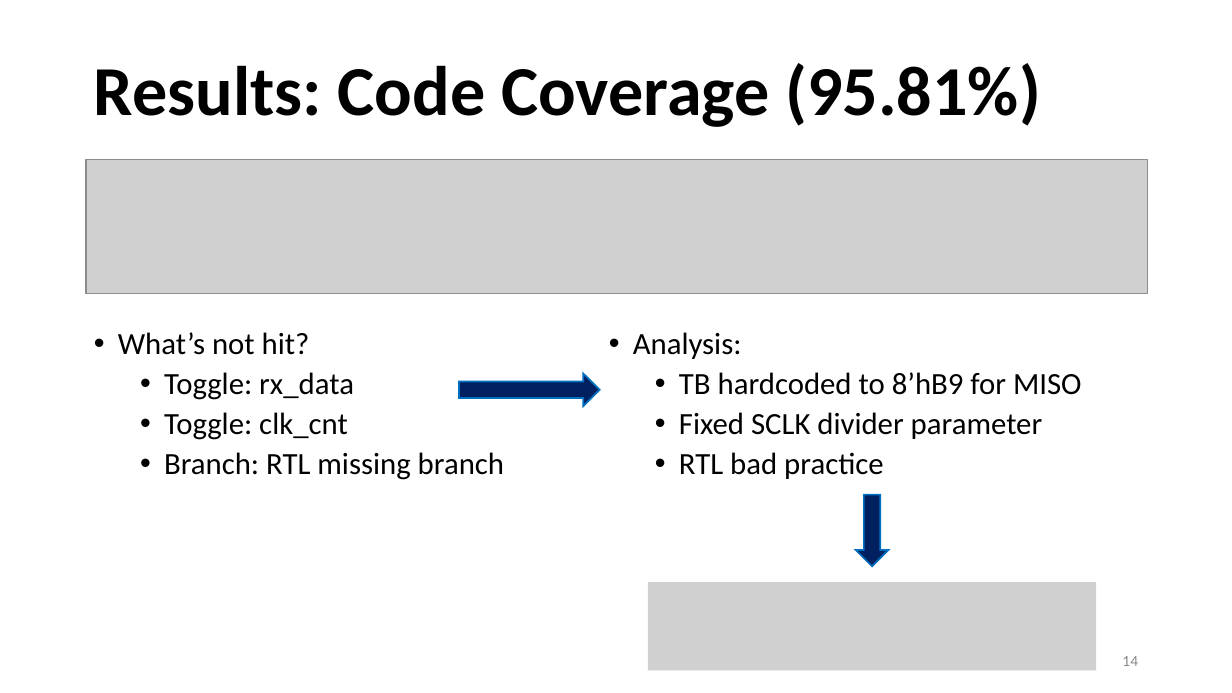
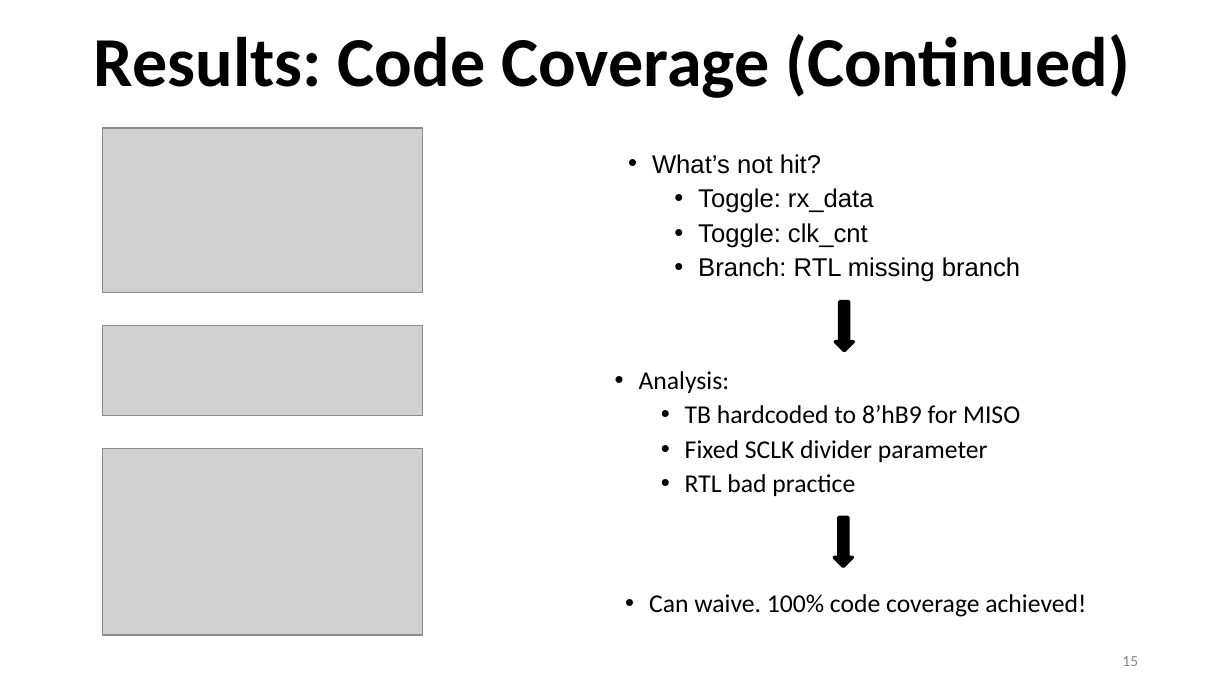
Before and after one commit to yongyw123/spi_uvm, a slide deck: slide 15 of doc/slide.pptx (slide 14 before the commit). Drawn at 1232x693 pixels with LibreOffice and Linux fonts; fonts in the diff are those of the drawing; grey boxes stand for pictures. Boxes give left, top, right and bottom in pixels: in the first picture for what was removed or moved away, otherwise in the second. Text is boxed around its words. In the diff, an @@ line names an element or a change of style, - is before the commit and + after.

```diff
--- a/doc/slide.pptx
+++ b/doc/slide.pptx
@@ title at [94,34,1130,98]: text changed @@
-Results: Code Coverage (95.81%)
+Results: Code Coverage (Continued)
@@ picture added at [102,128,421,292] @@
@@ text "What’s not hit?": place and size @@
-text "What’s not hit?" at [118,332,504,480]
+text "What’s not hit?" at [652,154,1020,282]
@@ text "What’s not hit?" at [652,154,1020,282]: size 18 to 15 pt, font Calibri to Arial @@
@@ picture removed at [86,159,1147,293] @@
@@ picture added at [102,325,421,415] @@
@@ down arrow added at [835,302,854,351], fill #000000, outline #000000 2 pt @@
@@ right arrow removed at [460,373,600,407] @@
@@ text "Analysis:": place and size @@
-text "Analysis:" at [633,332,1082,479]
+text "Analysis:" at [639,371,1020,496]
@@ text "Analysis:" at [639,371,1020,496]: size 18 to 15 pt @@
@@ picture added at [102,448,421,634] @@
@@ right arrow removed at [856,495,889,566] @@
@@ down arrow added at [834,517,853,567], fill #000000, outline #000000 2 pt @@
@@ picture removed at [648,583,1096,670] @@
@@ text added at [649,594,1086,617], 15 pt, text #000000 @@
+• Can waive. 100% code coverage achieved!
@@ page number at [1122,656,1138,666]: text changed @@
-14
+15
```
Also in this commit, not shown: 10 other slides changed, 4 slides added.
